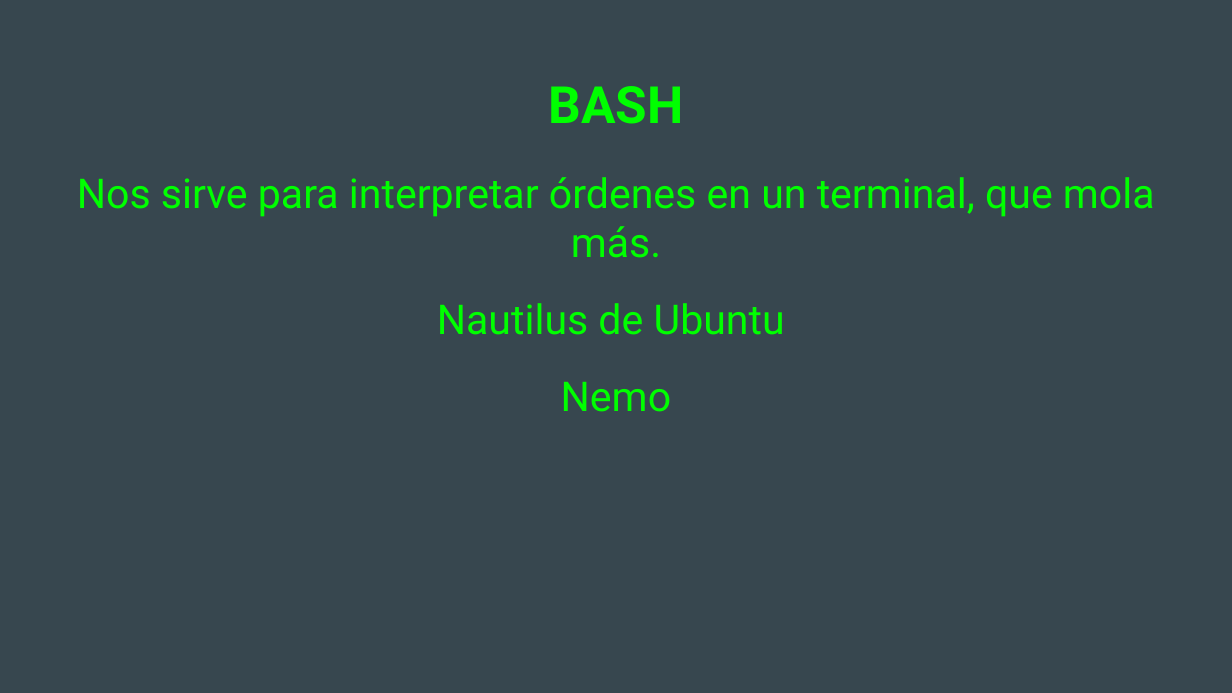
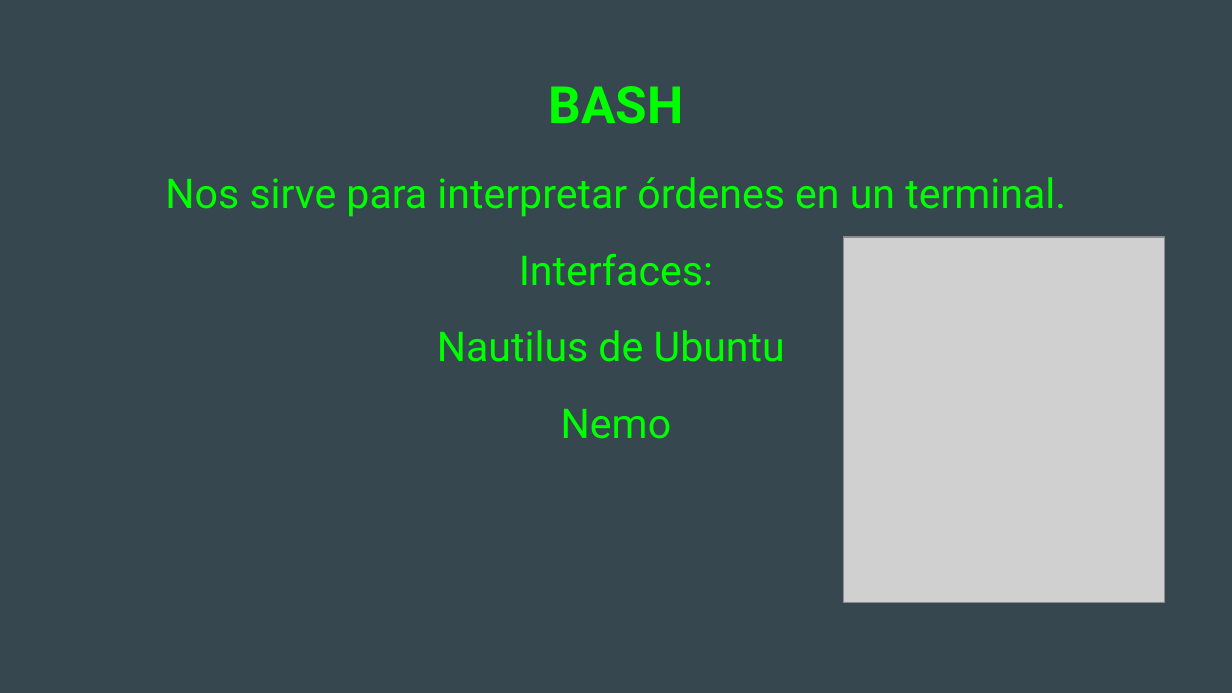
Before and after one commit to Makova/Intro_Bash, a slide deck: slide 6 of TRANSPARENCIAS/Introducción a BASH Linux.odp. Drawn at 1232x693 pixels with LibreOffice and Linux fonts; fonts in the diff are those of the drawing; grey boxes stand for pictures. Boxes give left, top, right and bottom in pixels: in the first picture for what was removed or moved away, otherwise in the second. Text is boxed around its words. In the diff, an @@ line names an element or a change of style, - is before the commit and + after.

```diff
--- a/TRANSPARENCIAS/Introducción a BASH Linux.odp
+++ b/TRANSPARENCIAS/Introducción a BASH Linux.odp
@@ text at (165,177,1066,286): text changed @@
-Nos sirve para interpretar órdenes en un terminal, que mola más.
+Nos sirve para interpretar órdenes en un terminal.
+Interfaces:
@@ picture added at (844,237,1164,602) @@
```
Also in this commit, not shown: 1 slide added, 1 other file.
